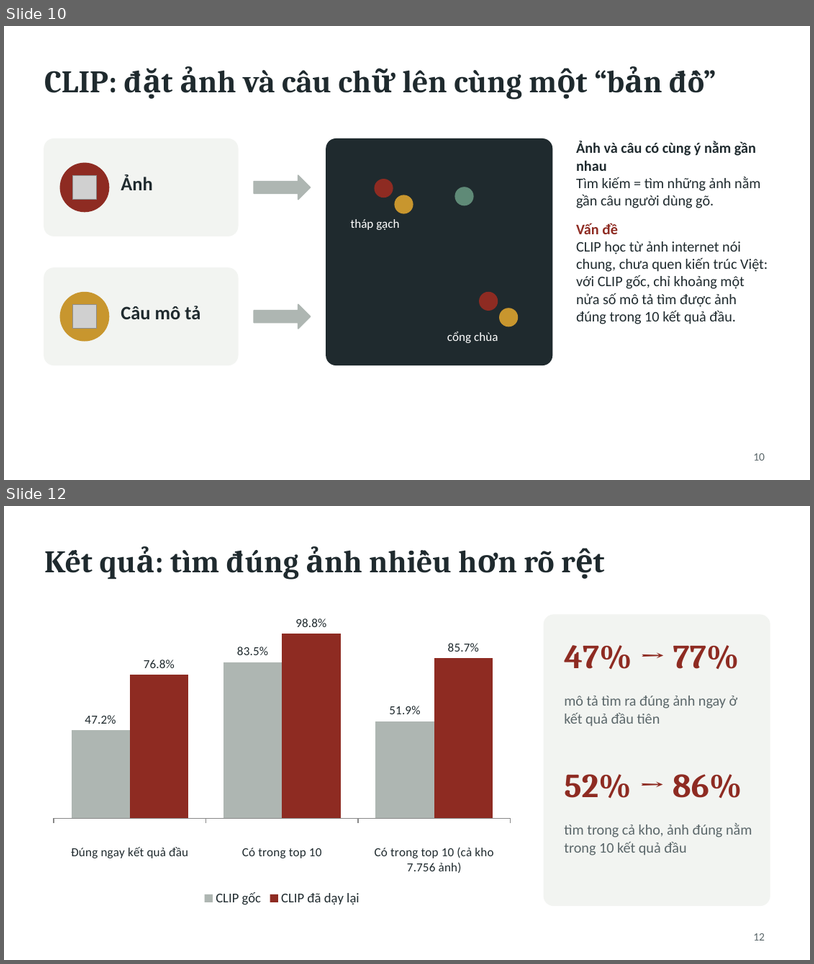
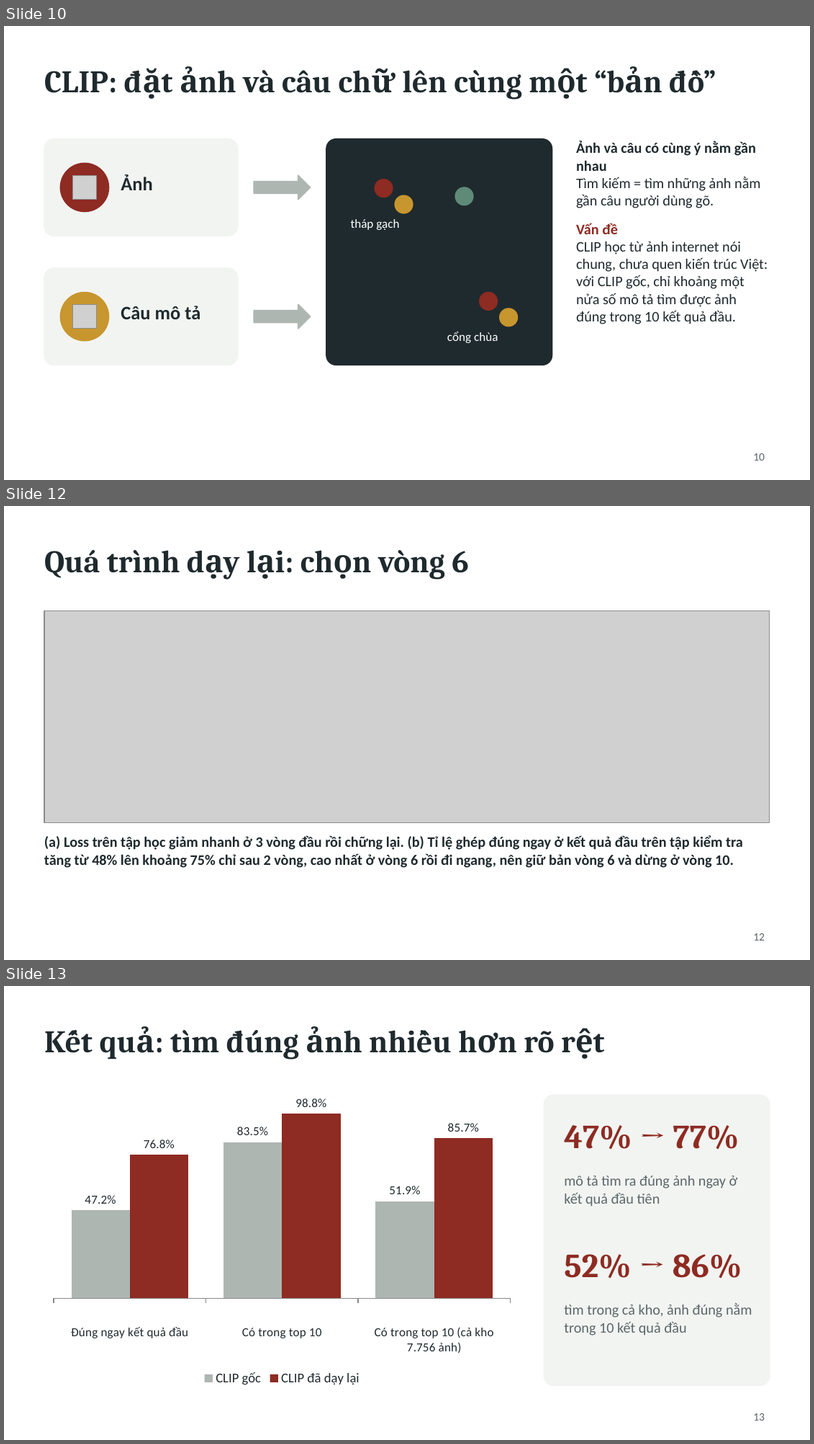
Before and after one commit to DuyLuanVo/KIS-AAI-DM-Master, a slide deck: reports/ThuyetTrinh_KIS_CLIP.pptx. Shown one above the other, each under a label of ours: slides 10 and 12 before the commit, slides 10, 12 and 13 after it; the slides between them are not shown. The pictures are 814x964 and 814x1444 pixels, drawn with LibreOffice and Linux fonts; fonts in the diff are those of the drawing; grey boxes stand for pictures. Boxes give left, top, right and bottom in pixels: in the first picture for what was removed or moved away, otherwise in the second. Text is boxed around its words. In the diff, an @@ line names an element or a change of style, - is before the commit and + after.

```diff
--- a/reports/ThuyetTrinh_KIS_CLIP.pptx
+++ b/reports/ThuyetTrinh_KIS_CLIP.pptx
@@ slide 12 added at [4,506,810,960], background #FFFFFF @@
@@ title added at [44,550,468,579], 28 pt, text #1F2A2E, bold @@
+Quá trình dạy lại: chọn vòng 6
@@ picture added at [44,611,770,822] @@
@@ text added at [44,835,743,867], 13 pt, text #1F2A2E, bold @@
+(a) Loss trên tập học giảm nhanh ở 3 vòng đầu rồi chững lại. (b) Tỉ lệ ghép đúng ngay ở kết quả đầu trên tập kiểm tra tăng từ 48% lên khoảng 75% chỉ sau 2 vòng, cao nhất ở vòng 6 rồi đi ngang, nên giữ bản vòng 6 và dừng ở vòng 10.
@@ page number added at [754,933,765,940], 10 pt, text #5B676A @@
+12
@@ what was slide 12 is now slide 13 @@
@@ page number at [754,1413,765,1420]: text changed @@
-12
+13
```
Also in this commit, not shown: 2 slides changed, 6 other files.
